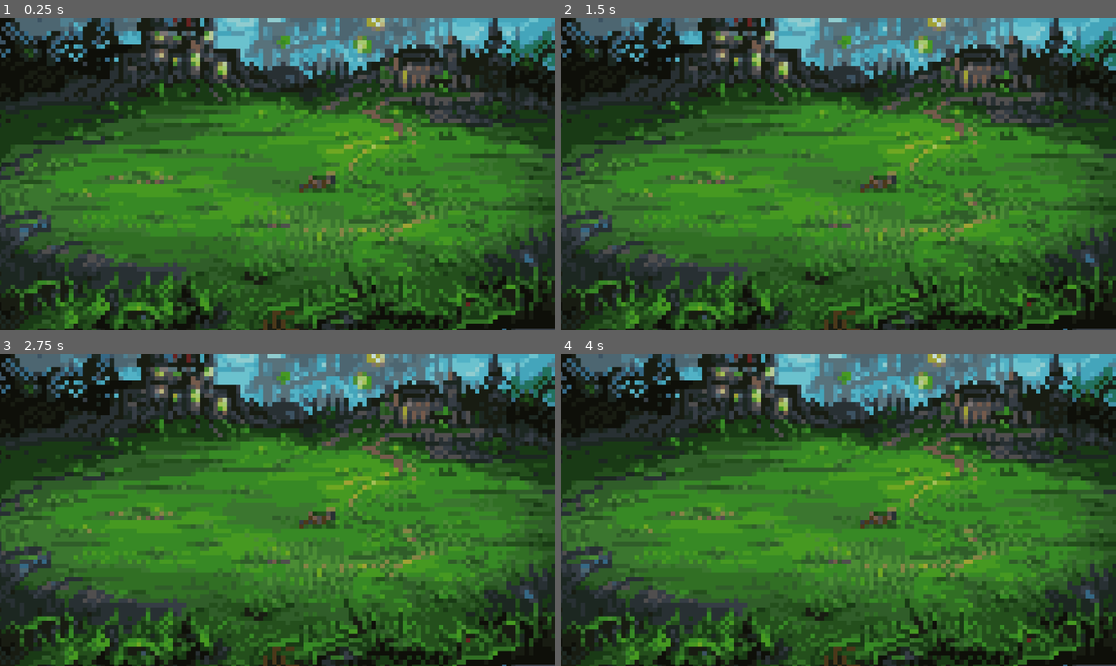
Above: before the commit, frames 1-4 (two rows, left to right).
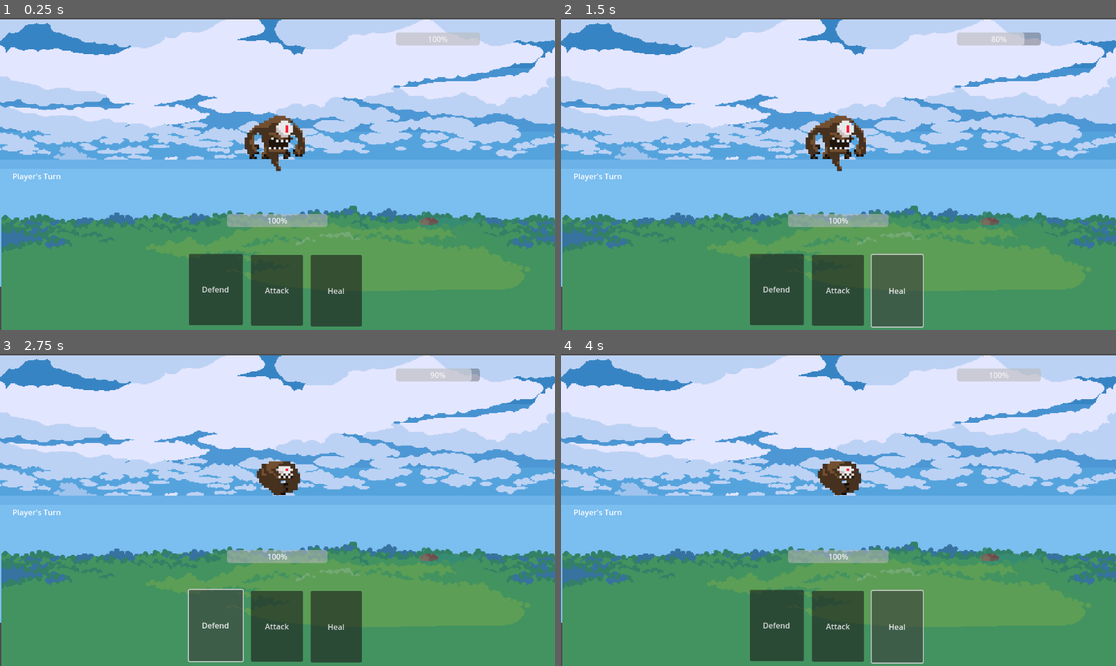
Above: after the commit, the same moments.

Repository: JollyOmnivore/Card-Wars-Roguelike
Game: Godot game, scene res://Scenes/CombatScene.tscn
The game is run twice, just before and just after one commit, with the same random seed, the same clock (stepped at 60 frames per second) and the same inputs. Before the commit the project starts from res://Scenes/Test2.tscn.
Inputs (mouse positions are in pixels of both pictures, inside the frame that each line leads up to):
- Up to frame 1 (0.25 s): no input
- Up to frame 2 (1.5 s): click (838, 289) at 0.5 s, where only the run after the commit has a clickable "Attack"; click (899, 289) at 1.25 s, where only the run after the commit has a clickable "Heal"
- Up to frame 3 (2.75 s): click (216, 625) at 2 s, where only the run after the commit has a clickable "Defend"
- Up to frame 4 (4 s): click (838, 625) at 2.75 s, where only the run after the commit has a clickable "Attack"; click (899, 625) at 3.5 s, where only the run after the commit has a clickable "Heal"

The runs differ from the first frame. In frame 1, 98% of the frame differs, in the area x 0-100%, y 0-100%; in frame 2, 99%; in frame 3, 99%; in frame 4, 99%.

Commit message:
First commit

Diff:
--- a/card-wars-se-project/Scenes/Combat Scene.tscn
+++ /dev/null
@@ -1,3 +0,0 @@
-[gd_scene format=3 uid="uid://t42er6uydctj"]
-
-[node name="CombatScene" type="Node2D"]
--- /dev/null
+++ b/card-wars-se-project/Scenes/CombatScene.tscn
@@ -0,0 +1,66 @@
+[gd_scene load_steps=6 format=3 uid="uid://t42er6uydctj"]
+
+[ext_resource type="Script" path="res://Scenes/combat_scene_script.gd" id="1_rogkm"]
+[ext_resource type="Texture2D" uid="uid://cmwg00y7t4jxk" path="res://Assets/Free-Summer-Pixel-Art-Backgrounds/PNG/summer7/2.png" id="2_n8ppu"]
+[ext_resource type="PackedScene" uid="uid://e3vfpxi7llhh" path="res://Scenes/PlayerHand Scene.tscn" id="2_p02g3"]
+[ext_resource type="Texture2D" uid="uid://cmaw1h0eutf8c" path="res://Assets/Free-Summer-Pixel-Art-Backgrounds/PNG/summer7/1.png" id="3_8o4lx"]
+[ext_resource type="PackedScene" uid="uid://d2iv4sdpdkc6g" path="res://Scenes/Enemy Scene.tscn" id="3_vpa1x"]
+
+[node name="CombatScene" type="Control"]
+layout_mode = 3
+anchors_preset = 0
+offset_right = 40.0
+offset_bottom = 40.0
+script = ExtResource("1_rogkm")
+
+[node name="EnemyHealthBar" type="ProgressBar" parent="."]
+layout_mode = 0
+offset_left = 822.0
+offset_top = 30.0
+offset_right = 996.0
+offset_bottom = 57.0
+
+[node name="Grass" type="Sprite2D" parent="EnemyHealthBar"]
+show_behind_parent = true
+position = Vector2(-232, 348.5)
+scale = Vector2(2.03819, 1.66975)
+texture = ExtResource("2_n8ppu")
+
+[node name="Sky" type="Sprite2D" parent="EnemyHealthBar/Grass"]
+show_behind_parent = true
+light_mask = 2
+visibility_layer = 2
+position = Vector2(-5.88757, -58.6913)
+scale = Vector2(0.988075, 1.02588)
+texture = ExtResource("3_8o4lx")
+
+[node name="PlayerHealthBar" type="ProgressBar" parent="."]
+layout_mode = 0
+offset_left = 471.0
+offset_top = 407.0
+offset_right = 680.0
+offset_bottom = 434.0
+
+[node name="TurnIndicator" type="Label" parent="."]
+layout_mode = 0
+offset_left = 26.0
+offset_top = 317.0
+offset_right = 235.0
+offset_bottom = 340.0
+
+[node name="PlayerHandContainer" type="Control" parent="."]
+anchors_preset = 0
+offset_left = 367.0
+offset_top = 464.0
+offset_right = 779.0
+offset_bottom = 668.0
+
+[node name="PlayerHandScene" parent="PlayerHandContainer" instance=ExtResource("2_p02g3")]
+offset_left = 217.0
+offset_top = 45.0
+offset_right = 217.0
+offset_bottom = 45.0
+
+[node name="EnemyScene" parent="." instance=ExtResource("3_vpa1x")]
+position = Vector2(543, 238)
+scale = Vector2(5, 5)
--- /dev/null
+++ b/card-wars-se-project/Scenes/PlayerHand Scene.tscn
@@ -0,0 +1,33 @@
+[gd_scene load_steps=2 format=3 uid="uid://e3vfpxi7llhh"]
+
+[ext_resource type="Script" path="res://Scenes/player_hand_scene.gd" id="1_iqkki"]
+
+[node name="PlayerHandScene" type="Control"]
+layout_mode = 3
+anchors_preset = 0
+script = ExtResource("1_iqkki")
+
+[node name="AttackButton" type="Button" parent="."]
+layout_mode = 0
+offset_left = -63.0
+offset_top = -17.0
+offset_right = 45.0
+offset_bottom = 130.0
+text = "Attack"
+
+[node name="HealButton" type="Button" parent="."]
+layout_mode = 0
+offset_left = 61.0
+offset_top = -17.0
+offset_right = 167.0
+offset_bottom = 132.0
+text = "Heal"
+
+[node name="DefendButton" type="Button" parent="."]
+layout_mode = 0
+offset_left = -192.0
+offset_top = -19.0
+offset_right = -80.0
+offset_bottom = 129.0
+text = "Defend
+"
--- /dev/null
+++ b/card-wars-se-project/Scenes/combat_scene_script.gd
@@ -0,0 +1,43 @@
+extends Control
+
+@onready var enemy_health_bar = $EnemyHealthBar
+@onready var player_health_bar = $PlayerHealthBar
+@onready var turn_indicator = $TurnIndicator
+@onready var player_hand_container = $PlayerHandContainer
+
+func _ready():
+	print("Combat Scene Initialized")
+	update_health_display()
+	load_player_hand()
+	update_turn_indicator()
+
+func update_health_display():
+	var game_manager = get_tree().root.get_node_or_null("GameManager")
+	if game_manager:
+		print("Updating health bars - Player:", game_manager.player_health, "Enemy:", game_manager.enemy_health)
+		player_health_bar.value = game_manager.player_health
+		enemy_health_bar.value = game_manager.enemy_health
+	else:
+		print("ERROR: GameManager not found!")
+
+func load_player_hand():
+	var game_manager = get_tree().root.get_node_or_null("GameManager")
+	if game_manager and game_manager.PlayerHandScene:
+		print("Loading Player Hand Scene")
+		var player_hand_instance = game_manager.PlayerHandScene.instantiate()
+		player_hand_container.add_child(player_hand_instance)
+	else:
+		print("ERROR: GameManager or PlayerHandScene not found!")
+
+func update_turn_indicator():
+	var game_manager = get_tree().root.get_node_or_null("GameManager")
+	if game_manager:
+		turn_indicator.text = "Player's Turn" if game_manager.player_turn else "Enemy's Turn"
+		print("Turn Indicator Updated - Current Turn:", turn_indicator.text)
+	else:
+		print("ERROR: GameManager not found!")
+
+#self explanitory but this will be for mthe turn indicator
+func on_turn_change():
+	print("on_turn_change() called")
+	update_turn_indicator()
--- a/card-wars-se-project/Scenes/game_manager.gd
+++ /dev/null
@@ -1,5 +0,0 @@
-@export var CombatScene: PackedScene
-@export var EnemyScene: PackedScene
-
-var enemyHealth
-var playerHealth
--- /dev/null
+++ b/card-wars-se-project/Scenes/player_hand_scene.gd
@@ -0,0 +1,39 @@
+extends Control
+
+@onready var attack_button = $AttackButton
+@onready var heal_button = $HealButton
+@onready var defend_button = $DefendButton
+
+func _ready() -> void:
+	print("PlayerHand scene initialized")
+
+	# Connect signals manually
+	attack_button.pressed.connect(_on_attack_button_pressed)
+	heal_button.pressed.connect(_on_heal_button_pressed)
+	defend_button.pressed.connect(_on_defend_button_pressed)
+
+	print("Buttons connected successfully!")
+
+func _on_attack_button_pressed():
+	print("Attack button pressed")
+	var game_manager = get_node("/root/GameManager")
+	if game_manager:
+		game_manager.player_action("attack")
+	else:
+		print("ERROR: GameManager not found!")
+
+func _on_heal_button_pressed():
+	print("Heal button pressed")
+	var game_manager = get_node("/root/GameManager")
+	if game_manager:
+		game_manager.player_action("heal")
+	else:
+		print("ERROR: GameManager not found!")
+
+func _on_defend_button_pressed():
+	print("Defend button pressed")
+	var game_manager = get_node("/root/GameManager")
+	if game_manager:
+		game_manager.player_action("defend")
+	else:
+		print("ERROR: GameManager not found!")
--- /dev/null
+++ b/card-wars-se-project/Scripts/game_manager.gd
@@ -0,0 +1,107 @@
+extends Node
+
+@export var CombatScene: PackedScene
+@export var EnemyScene: PackedScene
+@export var PlayerHandScene: PackedScene
+
+var enemy_health: int = 100
+var player_health: int = 100
+var player_turn: bool = true
+var card_types = ["attack", "heal", "defend"]
+var combat_instance = null  # Declare combat_instance globally
+
+func _ready():
+	print("Game Manager Initialized")
+	start_combat()
+
+func start_combat():
+	print("Starting combat...")
+
+	await get_tree().process_frame  # Let the scene process for 1 frame
+
+	if CombatScene:
+		print("Instantiating Combat Scene")
+		combat_instance = CombatScene.instantiate()
+		get_tree().root.add_child(combat_instance)  # Ensure it's added to root
+		combat_instance.name = "CombatScene"  # Rename it for easy access
+		print("Combat Scene Added! Name in Tree:", combat_instance.name)
+
+	if PlayerHandScene and combat_instance:
+		print("Instantiating Player Hand Scene inside CombatScene")
+		var player_hand_instance = PlayerHandScene.instantiate()
+		combat_instance.add_child(player_hand_instance)
+
+	# Print all root nodes to confirm CombatScene exists
+	print("Root Nodes in Scene Tree AFTER CombatScene added:")
+	for node in get_tree().root.get_children():
+		print(" -", node.name)
+
+
+
+func player_action(action: String):
+	print("Player action triggered:", action)
+	if not player_turn:
+		print("Not player's turn, action ignored.")
+		return
+
+	match action:
+		"attack":
+			enemy_health -= 20
+			print("Player attacks! Enemy Health:", enemy_health)
+		"heal":
+			player_health += 15
+			print("Player heals! Player Health:", player_health)
+		"defend":
+			print("Player defends!")
+
+	# DEBUGGING Check if CombatScene exists
+	var combat_scene = get_tree().root.get_node_or_null("CombatScene")
+	if combat_scene:
+		print("CombatScene found, updating UI")
+		combat_scene.update_health_display()
+		combat_scene.on_turn_change()
+	else:
+		print("ERROR: CombatScene not found!")
+
+	end_turn()
+
+# Handles enemy's turn
+func enemy_turn():
+	print("Enemy's turn started...")
+	var enemy_action = randi() % 2  # Simple AI: 0 = attack, 1 = heal. I told you this would be easier Logan
+	print("Enemy chose action:", enemy_action)
+
+	if enemy_action == 0:
+		player_health -= 15
+		print("Enemy attacks! Player Health:", player_health)
+	else:
+		enemy_health += 10
+		print("Enemy heals! Enemy Health:", enemy_health)
+
+	# Update Combat Scene UI
+	var combat_scene = get_tree().root.get_node_or_null("CombatScene")
+	if combat_scene:
+		print("Updating Combat Scene UI after enemy turn")
+		combat_scene.update_health_display()
+		combat_scene.on_turn_change()
+	else:
+		print("ERROR: CombatScene not found!")
+
+	end_turn()
+
+# Ends the turn and switches between player and enemy
+func end_turn():
+	print("Ending turn. Player's turn:", player_turn)
+	player_turn = !player_turn
+	if not player_turn:
+		print("Waiting for enemy's turn...")
+		await get_tree().create_timer(1.0).timeout
+		enemy_turn()
+
+# Resets the game, for debugging later down the line
+func reset_game():
+	print("Resetting game...")
+	player_health = 100
+	enemy_health = 100
+	player_turn = true
+	print("Game Reset - Player Health:", player_health, "Enemy Health:", enemy_health)
--- a/card-wars-se-project/project.godot
+++ b/card-wars-se-project/project.godot
@@ -11,9 +11,17 @@
 [application]
 
 config/name="Card Wars SE Project"
-run/main_scene="res://Scenes/Test2.tscn"
+run/main_scene="res://Scenes/CombatScene.tscn"
 config/features=PackedStringArray("4.3", "Forward Plus")
 config/icon="res://icon.svg"
+
+[autoload]
+
+GameManager="*res://Scripts/game_manager.gd"
+
+[editor]
+
+version_control/autoload_on_startup=true
 
 [rendering]
 
Binary file added: card-wars-se-project/Assets/Free-Summer-Pixel-Art-Backgrounds/COUPON.png
Not shown, added: card-wars-se-project/Assets/Free-Summer-Pixel-Art-Backgrounds/COUPON.png.import
Not shown, added: card-wars-se-project/Assets/Free-Summer-Pixel-Art-Backgrounds/License.txt
Binary file added: card-wars-se-project/Assets/Free-Summer-Pixel-Art-Backgrounds/PNG/summer 1/1.png
Not shown, added: card-wars-se-project/Assets/Free-Summer-Pixel-Art-Backgrounds/PNG/summer 1/1.png.import
Binary file added: card-wars-se-project/Assets/Free-Summer-Pixel-Art-Backgrounds/PNG/summer 1/2.png
Not shown, added: card-wars-se-project/Assets/Free-Summer-Pixel-Art-Backgrounds/PNG/summer 1/2.png.import
Binary file added: card-wars-se-project/Assets/Free-Summer-Pixel-Art-Backgrounds/PNG/summer 1/3.png
Not shown, added: card-wars-se-project/Assets/Free-Summer-Pixel-Art-Backgrounds/PNG/summer 1/3.png.import
Binary file added: card-wars-se-project/Assets/Free-Summer-Pixel-Art-Backgrounds/PNG/summer 1/4.png
Not shown, added: card-wars-se-project/Assets/Free-Summer-Pixel-Art-Backgrounds/PNG/summer 1/4.png.import
Binary file added: card-wars-se-project/Assets/Free-Summer-Pixel-Art-Backgrounds/PNG/summer 1/Summer1.png
(and 81 more such lines)
